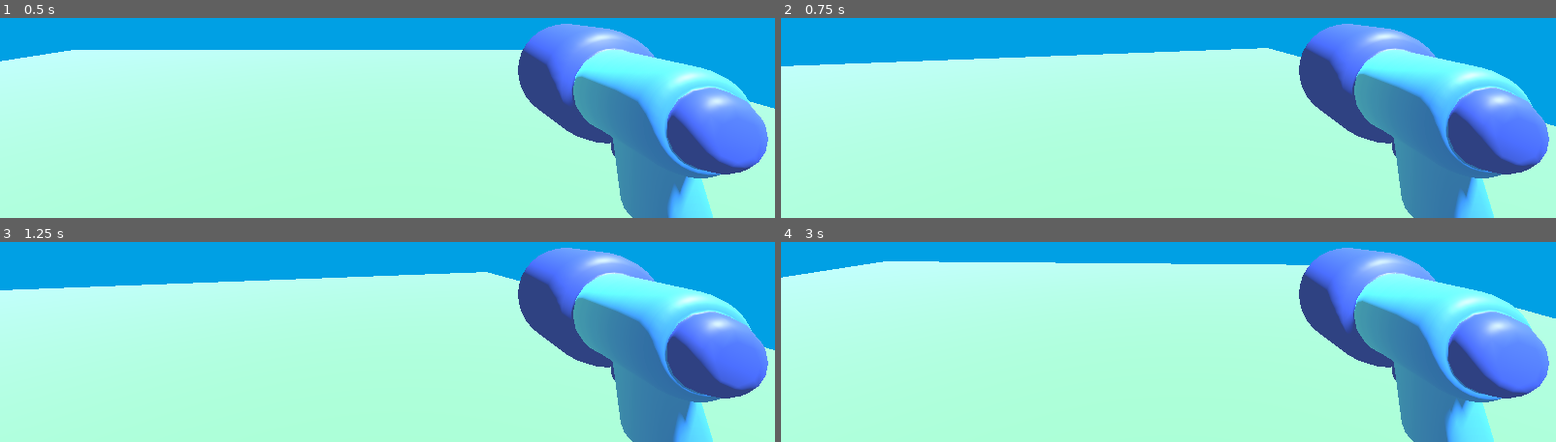
Above: before the commit, frames 1-4 (two rows, left to right).
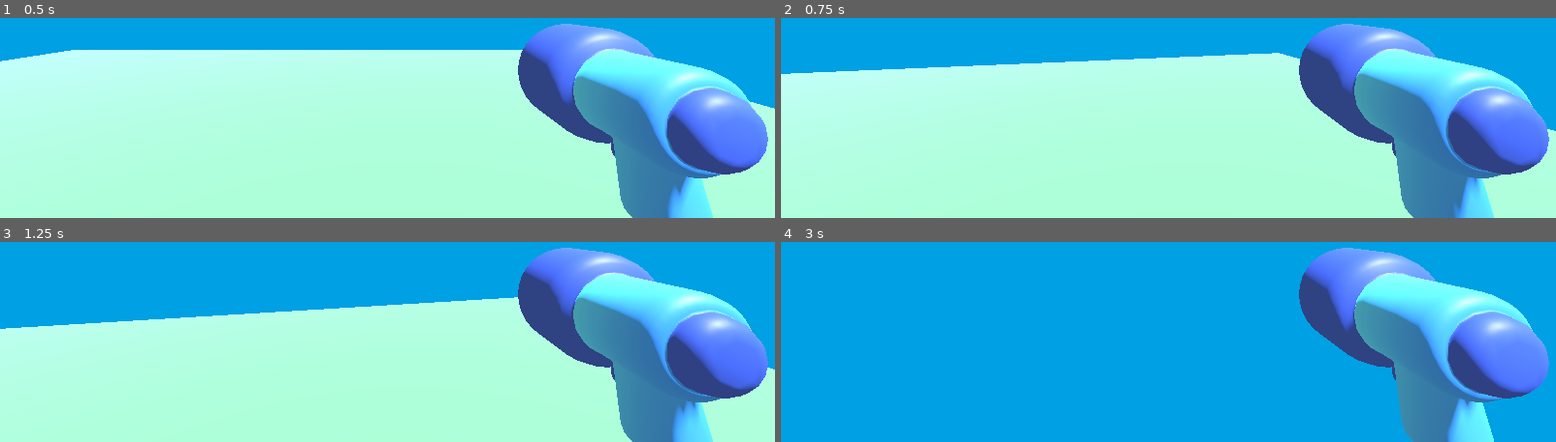
Above: after the commit, the same moments.

Repository: AdithyaAnand42/3Dgame
Game: Godot game, scene res://Assets/level/temporary_level.tscn
The game is run twice, just before and just after one commit, with the same random seed, the same clock (stepped at 60 frames per second) and the same inputs.
Inputs (mouse positions are in pixels of both pictures, inside the frame that each line leads up to):
- Up to frame 1 (0.5 s): no input
- Up to frame 2 (0.75 s): tap Enter at 0.5 s; move the mouse to (outside the picture) at 0.52 s; hold W (move_forward, bound only after the commit) from 0.53 s (still down)
- Up to frame 3 (1.25 s): keep holding W (move_forward, bound only after the commit)
- Up to frame 4 (3 s): keep holding W (move_forward, bound only after the commit); move the mouse to (outside the picture) at 1.27 s; move the mouse to (outside the picture) at 2.02 s; tap Space at 2.75 s; move the mouse to (outside the picture) at 2.77 s

Frame 1 is identical in both runs. In frame 2, 2.3% of the frame differs, in the area x 0-100%, y 14-99%; in frame 3, 11%; in frame 4, 68%, in the area x 0-100%, y 9-100%.

Commit message:
vid4
wasd movement

Diff:
--- a/Assets/player/player.gd
+++ b/Assets/player/player.gd
@@ -15,3 +15,20 @@
 		)
 	elif event.is_action_pressed("ui_cancel"):
 		Input.set_mouse_mode(Input.MOUSE_MODE_VISIBLE)
+
+
+func _physics_process(delta):
+	const SPEED = 5.5
+
+	var input_direction_2D = Input.get_vector(
+		"move_left", "move_right", "move_forward", "move_back"
+	)
+	var input_direction_3D = Vector3(
+		input_direction_2D.x, 0.0, input_direction_2D.y
+	)
+	var direction = transform.basis * input_direction_3D
+
+	velocity.x = direction.x * SPEED
+	velocity.z = direction.z * SPEED
+
+	move_and_slide()
--- a/project.godot
+++ b/project.godot
@@ -15,6 +15,29 @@
 config/features=PackedStringArray("4.4", "Mobile")
 config/icon="res://icon.svg"
 
+[input]
+
+move_left={
+"deadzone": 0.5,
+"events": [Object(InputEventKey,"resource_local_to_scene":false,"resource_name":"","device":0,"window_id":0,"alt_pressed":false,"shift_pressed":false,"ctrl_pressed":false,"meta_pressed":false,"pressed":false,"keycode":0,"physical_keycode":65,"key_label":0,"unicode":0,"location":0,"echo":false,"script":null)
+]
+}
+move_right={
+"deadzone": 0.5,
+"events": [Object(InputEventKey,"resource_local_to_scene":false,"resource_name":"","device":-1,"window_id":0,"alt_pressed":false,"shift_pressed":false,"ctrl_pressed":false,"meta_pressed":false,"pressed":false,"keycode":0,"physical_keycode":68,"key_label":0,"unicode":100,"location":0,"echo":false,"script":null)
+]
+}
+move_forward={
+"deadzone": 0.5,
+"events": [Object(InputEventKey,"resource_local_to_scene":false,"resource_name":"","device":-1,"window_id":0,"alt_pressed":false,"shift_pressed":false,"ctrl_pressed":false,"meta_pressed":false,"pressed":false,"keycode":0,"physical_keycode":87,"key_label":0,"unicode":119,"location":0,"echo":false,"script":null)
+]
+}
+move_back={
+"deadzone": 0.5,
+"events": [Object(InputEventKey,"resource_local_to_scene":false,"resource_name":"","device":-1,"window_id":0,"alt_pressed":false,"shift_pressed":false,"ctrl_pressed":false,"meta_pressed":false,"pressed":false,"keycode":0,"physical_keycode":83,"key_label":0,"unicode":115,"location":0,"echo":false,"script":null)
+]
+}
+
 [rendering]
 
 renderer/rendering_method="mobile"
